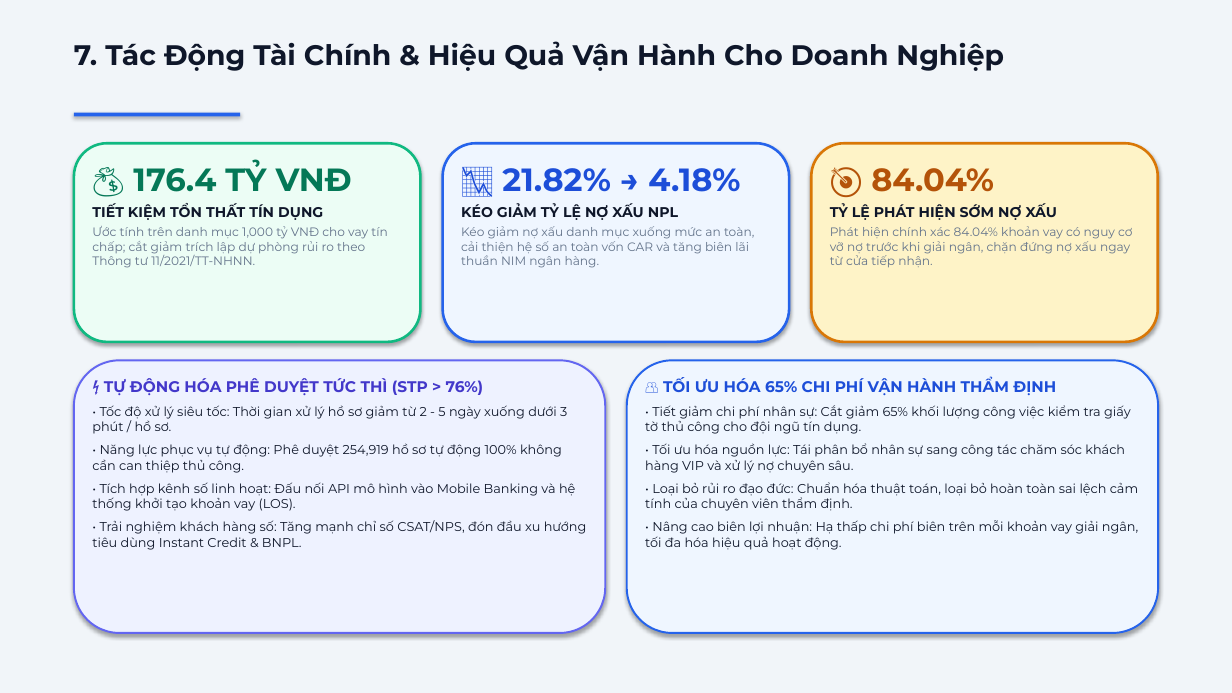
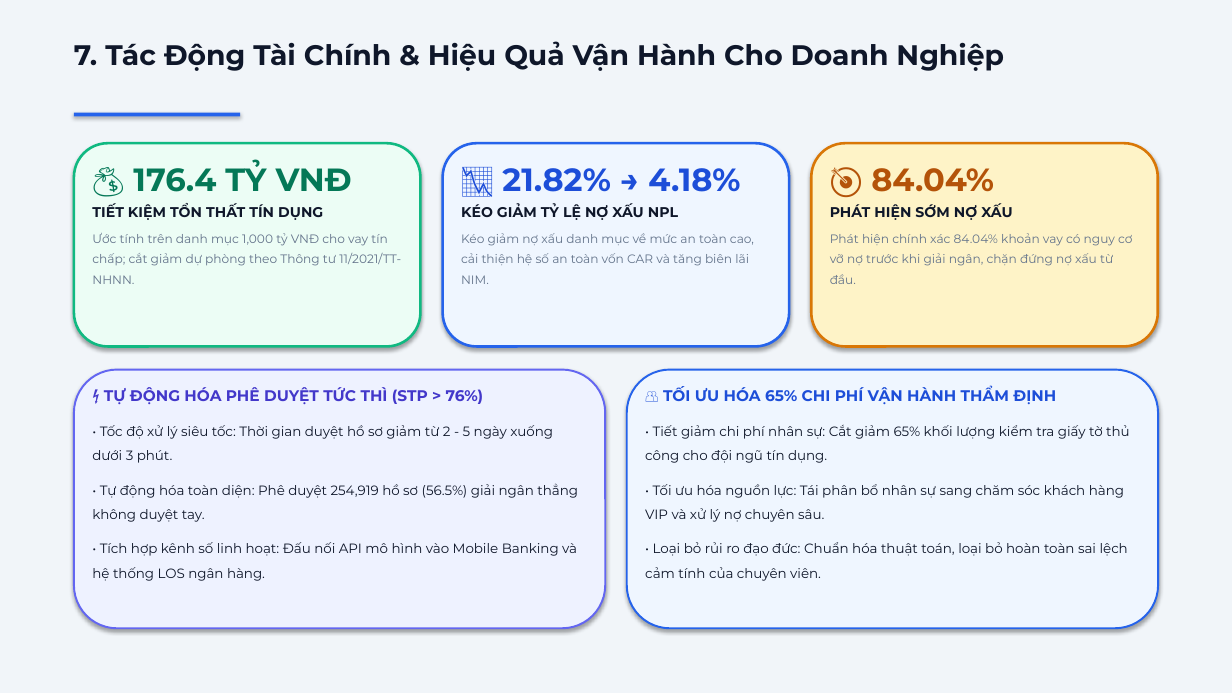
Before and after one commit to snowflake-vibing/Credit_Scoring_Project, a slide deck: slide 8 of slide_bao_ve_de_tai_7.pptx. Drawn at 1232x693 pixels with LibreOffice and Linux fonts; fonts in the diff are those of the drawing. Boxes give left, top, right and bottom in pixels: in the first picture for what was removed or moved away, otherwise in the second. Text is boxed around its words. In the diff, an @@ line names an element or a change of style, - is before the commit and + after.

Commit message:
fix(slides): enforce 1.5 line spacing and condense text to core key points

```diff
--- a/slide_bao_ve_de_tai_7.pptx
+++ b/slide_bao_ve_de_tai_7.pptx
@@ rounded rectangle: place and size @@
-rounded rectangle at <box>74,143,421,342</box>
+rounded rectangle at <box>74,143,421,347</box>
@@ rounded rectangle: place and size @@
-rounded rectangle at <box>443,143,789,342</box>
+rounded rectangle at <box>443,143,789,347</box>
@@ rounded rectangle: place and size @@
-rounded rectangle at <box>811,143,1158,342</box>
+rounded rectangle at <box>811,143,1158,347</box>
@@ text at <box>92,233,401,284</box>: text changed @@
-Ước tính trên danh mục 1,000 tỷ VNĐ cho vay tín chấp; cắt giảm trích lập dự phòng rủi ro theo Thông tư 11/2021/TT-NHNN.
+Ước tính trên danh mục 1,000 tỷ VNĐ cho vay tín chấp; cắt giảm dự phòng theo Thông tư 11/2021/TT-NHNN.
@@ text at <box>461,233,754,284</box>: text changed @@
-Kéo giảm nợ xấu danh mục xuống mức an toàn, cải thiện hệ số an toàn vốn CAR và tăng biên lãi thuần NIM ngân hàng.
+Kéo giảm nợ xấu danh mục về mức an toàn cao, cải thiện hệ số an toàn vốn CAR và tăng biên lãi NIM.
@@ text at <box>830,233,1132,284</box>: text changed @@
-TỶ LỆ PHÁT HIỆN SỚM NỢ XẤU
-Phát hiện chính xác 84.04% khoản vay có nguy cơ vỡ nợ trước khi giải ngân, chặn đứng nợ xấu ngay từ cửa tiếp nhận.
+PHÁT HIỆN SỚM NỢ XẤU
+Phát hiện chính xác 84.04% khoản vay có nguy cơ vỡ nợ trước khi giải ngân, chặn đứng nợ xấu từ đầu.
@@ rounded rectangle: place and size @@
-rounded rectangle at <box>74,360,605,633</box>
+rounded rectangle at <box>74,370,605,628</box>
@@ text "⚡ TỰ ĐỘNG HÓA PHÊ ...": place and size @@
-text "⚡ TỰ ĐỘNG HÓA PHÊ ..." at <box>92,378,587,550</box>
+text "⚡ TỰ ĐỘNG HÓA PHÊ ..." at <box>92,387,578,581</box>
@@ rounded rectangle: place and size @@
-rounded rectangle at <box>627,360,1158,633</box>
+rounded rectangle at <box>627,370,1158,628</box>
@@ text "👥 TỐI ƯU HÓA 65% ...": place and size @@
-text "👥 TỐI ƯU HÓA 65% ..." at <box>645,377,1138,550</box>
+text "👥 TỐI ƯU HÓA 65% ..." at <box>645,387,1130,581</box>
@@ text at <box>92,425,578,581</box>: text changed; size 10 to 10.5 pt @@
-• Tốc độ xử lý siêu tốc: Thời gian xử lý hồ sơ giảm từ 2 - 5 ngày xuống dưới 3 phút / hồ sơ.
-• Năng lực phục vụ tự động: Phê duyệt 254,919 hồ sơ tự động 100% không cần can thiệp thủ công.
-• Tích hợp kênh số linh hoạt: Đấu nối API mô hình vào Mobile Banking và hệ thống khởi tạo khoản vay (LOS).
-• Trải nghiệm khách hàng số: Tăng mạnh chỉ số CSAT/NPS, đón đầu xu hướng tiêu dùng Instant Credit & BNPL.
+• Tốc độ xử lý siêu tốc: Thời gian duyệt hồ sơ giảm từ 2 - 5 ngày xuống dưới 3 phút.
+• Tự động hóa toàn diện: Phê duyệt 254,919 hồ sơ (56.5%) giải ngân thẳng không duyệt tay.
+• Tích hợp kênh số linh hoạt: Đấu nối API mô hình vào Mobile Banking và hệ thống LOS ngân hàng.
@@ text at <box>645,425,1130,581</box>: text changed; size 10 to 10.5 pt @@
-• Tiết giảm chi phí nhân sự: Cắt giảm 65% khối lượng công việc kiểm tra giấy tờ thủ công cho đội ngũ tín dụng.
-• Tối ưu hóa nguồn lực: Tái phân bổ nhân sự sang công tác chăm sóc khách hàng VIP và xử lý nợ chuyên sâu.
-• Loại bỏ rủi ro đạo đức: Chuẩn hóa thuật toán, loại bỏ hoàn toàn sai lệch cảm tính của chuyên viên thẩm định.
-• Nâng cao biên lợi nhuận: Hạ thấp chi phí biên trên mỗi khoản vay giải ngân, tối đa hóa hiệu quả hoạt động.
+• Tiết giảm chi phí nhân sự: Cắt giảm 65% khối lượng kiểm tra giấy tờ thủ công cho đội ngũ tín dụng.
+• Tối ưu hóa nguồn lực: Tái phân bổ nhân sự sang chăm sóc khách hàng VIP và xử lý nợ chuyên sâu.
+• Loại bỏ rủi ro đạo đức: Chuẩn hóa thuật toán, loại bỏ hoàn toàn sai lệch cảm tính của chuyên viên.
```
Also in this commit, not shown: 9 other slides changed, 3 other files.
